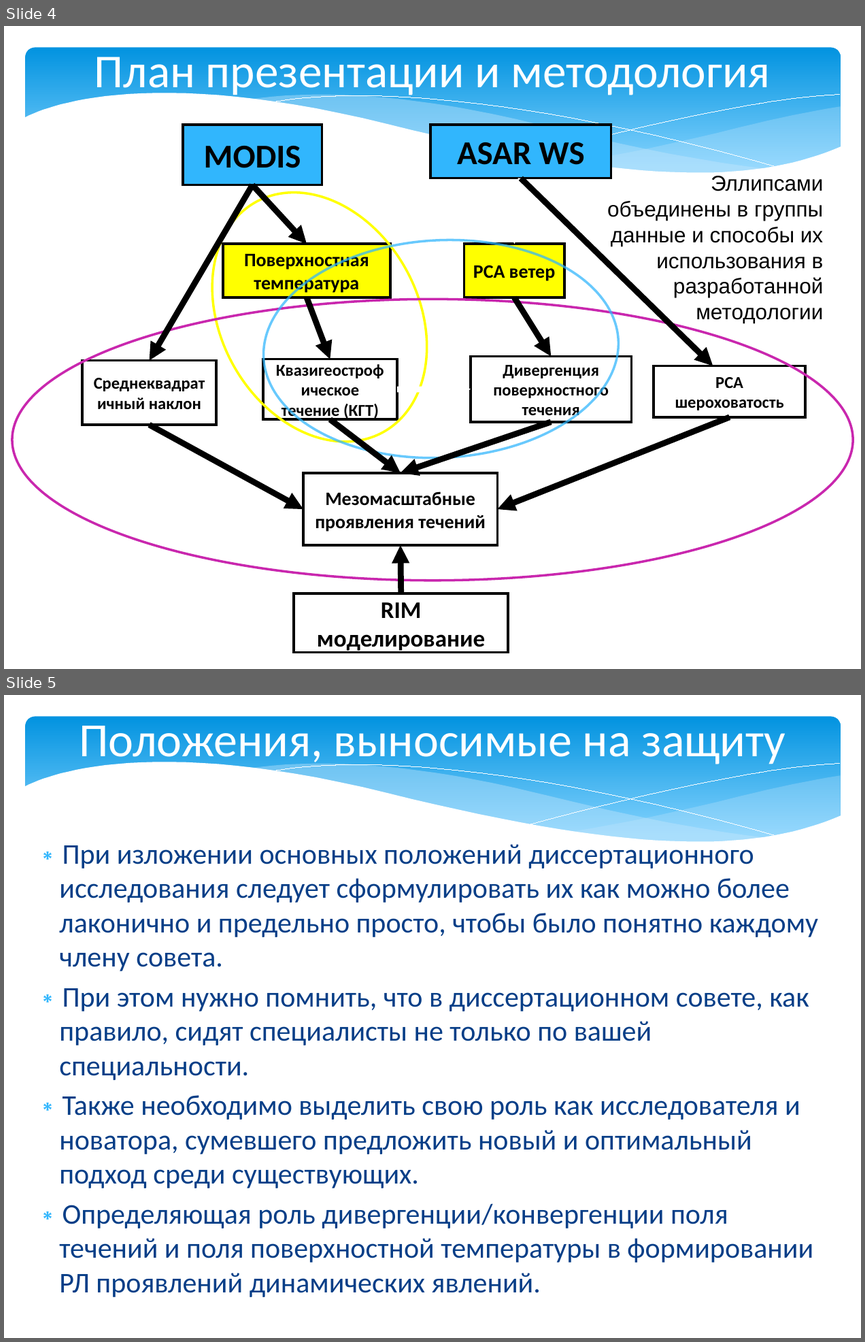
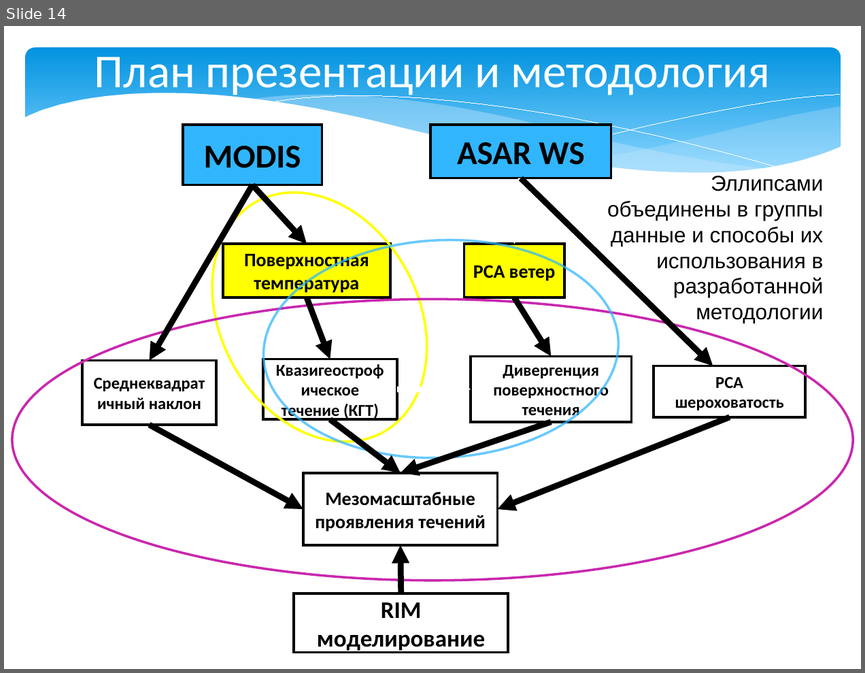
Before and after one commit to magican/Disser, a slide deck: Мясоедов_2014.pptx. Shown one above the other, each under a label of ours: slides 4 and 5 before the commit, slide 14 after it. The pictures are 865x1342 and 865x673 pixels, drawn with LibreOffice and Linux fonts; fonts in the diff are those of the drawing. Boxes give left, top, right and bottom in pixels: in the first picture for what was removed or moved away, otherwise in the second. Text is boxed around its words. In the diff, an @@ line names an element or a change of style, - is before the commit and + after.

```diff
--- a/Мясоедов_2014.pptx
+++ b/Мясоедов_2014.pptx
@@ slide 5 removed at (4,695,861,1338), background #FFFFFF; not listed: 6 template elements that a slide beside it also shows @@
@@ title removed at (79,726,785,768) @@
-Положения, выносимые на защиту
@@ text removed at (59,840,818,1297) @@
-∗ При изложении основных положений диссертационного исследования следует сформулировать их как можно более лаконично и предельно просто, чтобы было понятно каждому члену совета.
-∗ При этом нужно помнить, что в диссертационном совете, как правило, сидят специалисты не только по вашей специальности.
-∗ Также необходимо выделить свою роль как исследователя и новатора, сумевшего предложить новый и оптимальный подход среди существующих.
-∗ Определяющая роль дивергенции/конвергенции поля течений и поля поверхностной температуры в формировании РЛ проявлений динамических явлений.
@@ what was slide 4 is now slide 14 @@
```
Also in this commit, not shown: 2 slides changed, 6 slides added, 1 other slide removed, 4 other files.
